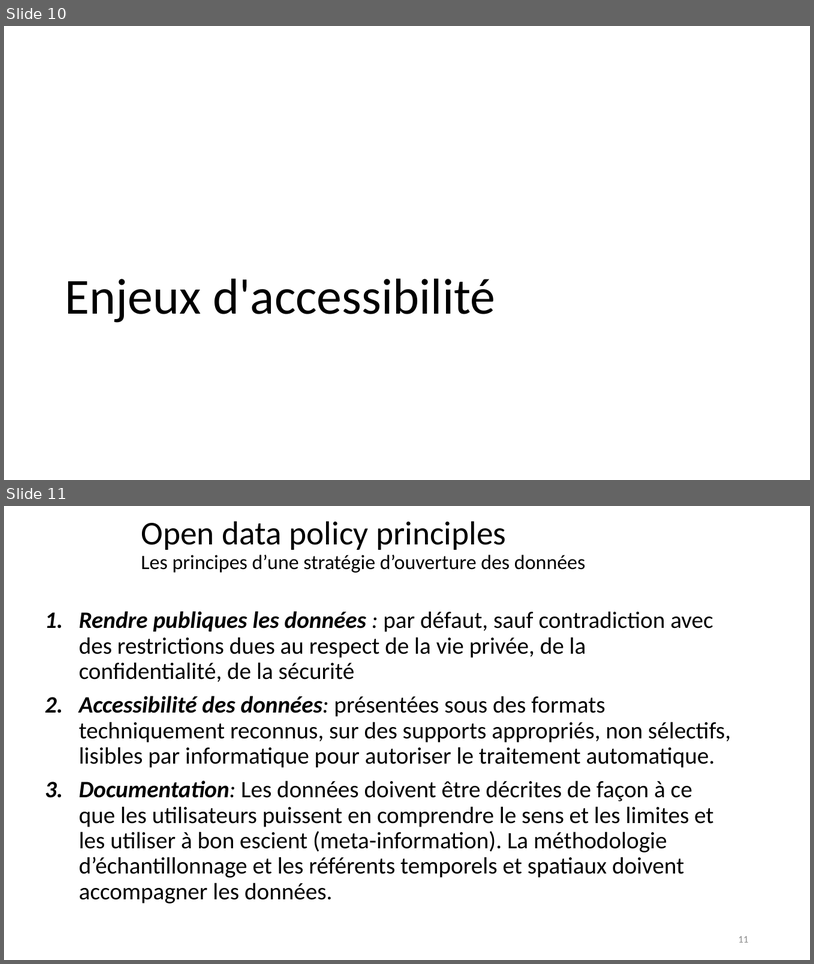
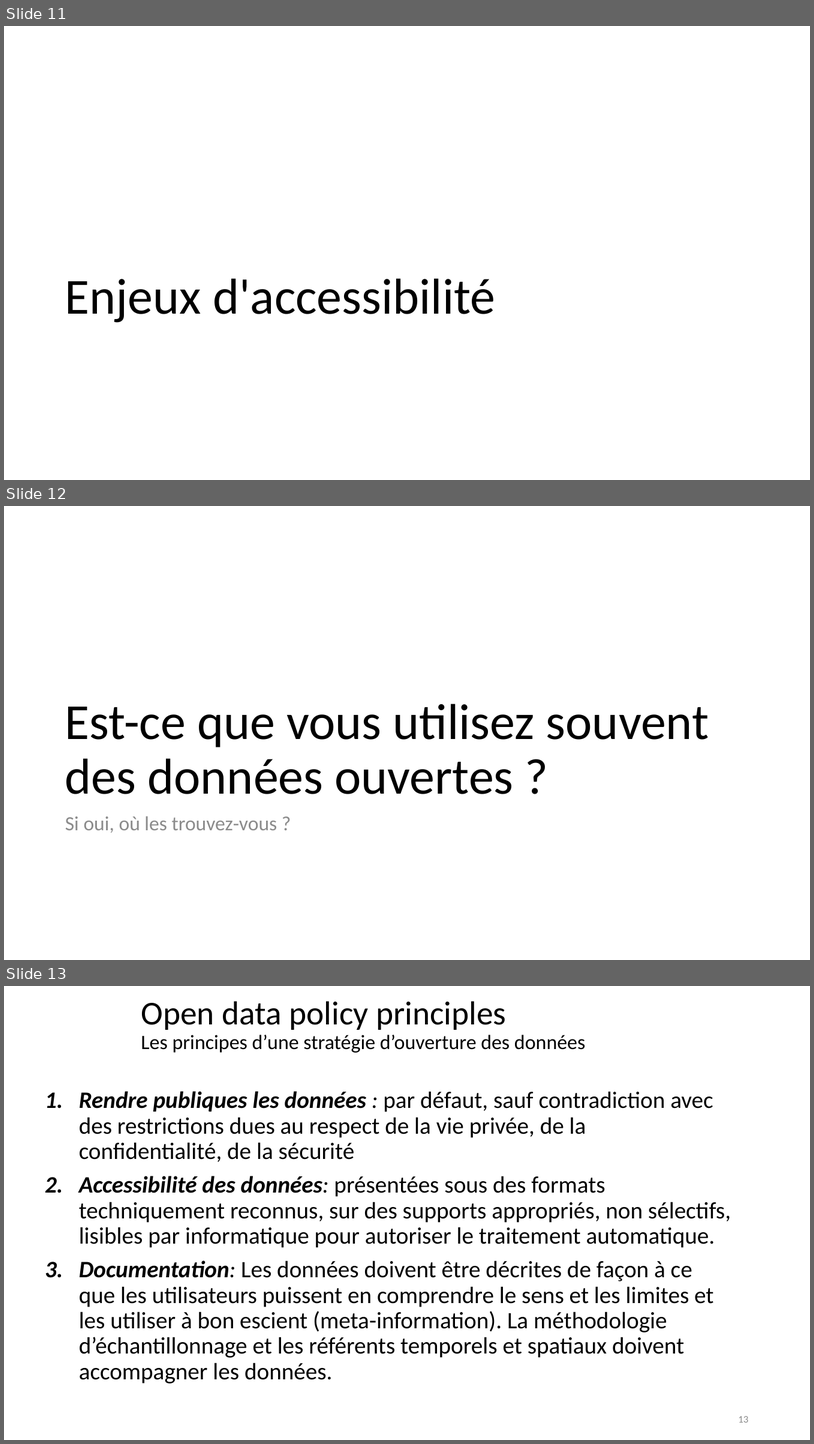
Before and after one commit to BETSAKA/statcap_impact_training, a slide deck: slides/fr/Jour 3_Donnees.pptx. Shown one above the other, each under a label of ours: slides 10 and 11 before the commit, slides 11, 12 and 13 after it. The pictures are 814x964 and 814x1444 pixels, drawn with LibreOffice and Linux fonts; fonts in the diff are those of the drawing. Boxes give left, top, right and bottom in pixels: in the first picture for what was removed or moved away, otherwise in the second. Text is boxed around its words. In the diff, an @@ line names an element or a change of style, - is before the commit and + after.

```diff
--- a/slides/fr/Jour 3_Donnees.pptx
+++ b/slides/fr/Jour 3_Donnees.pptx
@@ slide 12 added at [4, 506, 810, 960], background #FFFFFF @@
@@ title added at [65, 703, 710, 794], 60 pt, text #000000 @@
+Est-ce que vous utilisez souvent des données ouvertes ?
@@ text added at [65, 816, 278, 832], 24 pt, text #8C8C8C @@
+Si oui, où les trouvez-vous ?
@@ what was slide 10 is now slide 11 @@
@@ what was slide 11 is now slide 13 @@
@@ page number at [738, 1416, 749, 1422]: text changed @@
-11
+13
```
Also in this commit, not shown: 1 other slide added, 1 other file.
